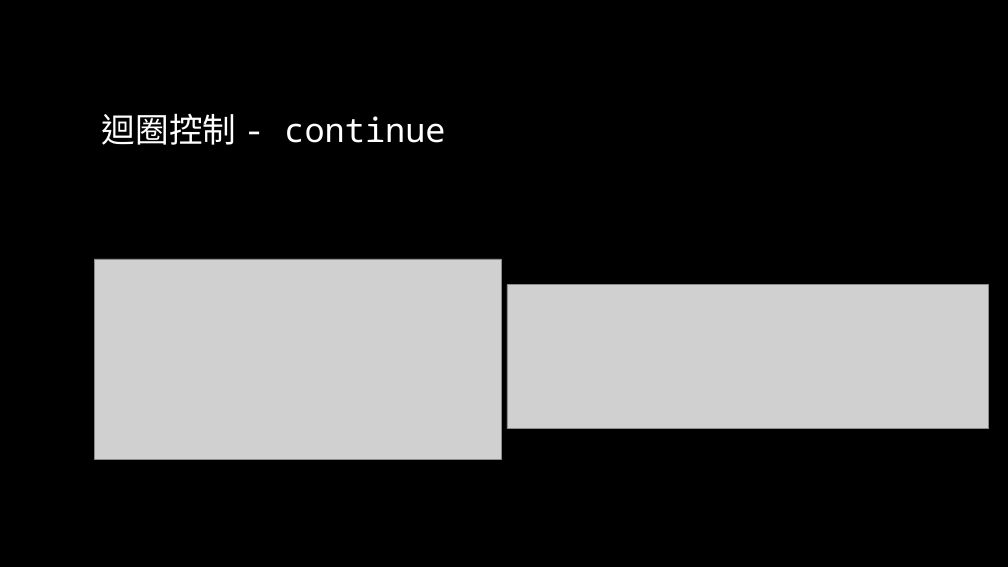
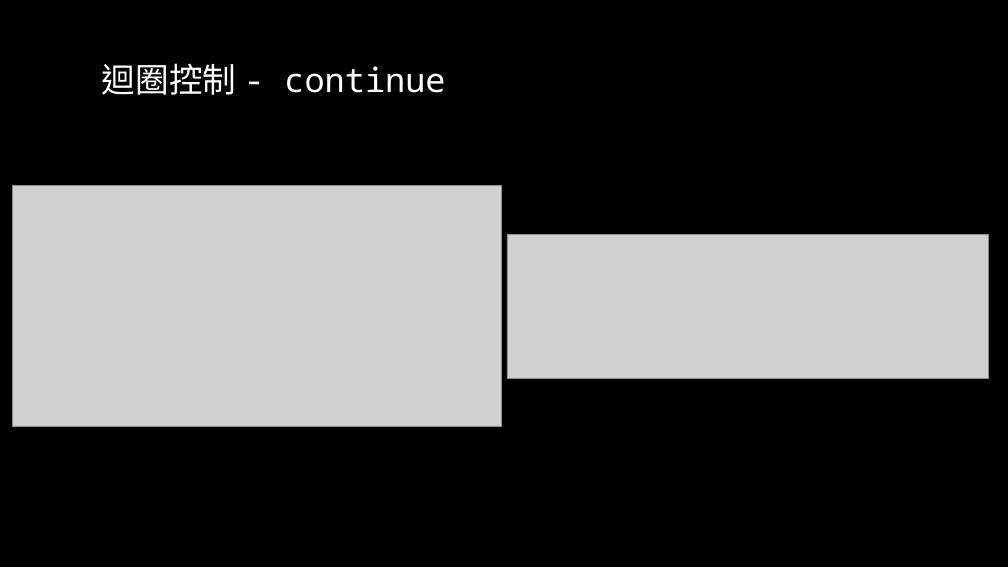
Before and after one commit to liuutin9/2023_summer_camp, a slide deck: slide 15 of 電機_C_Day_2.pptx. Drawn at 1008x567 pixels with LibreOffice and Linux fonts; fonts in the diff are those of the drawing; grey boxes stand for pictures; background and template pictures are left out. Boxes give left, top, right and bottom in pixels: in the first picture for what was removed or moved away, otherwise in the second. Text is boxed around its words. In the diff, an @@ line names an element or a change of style, - is before the commit and + after.

```diff
--- a/電機_C_Day_2.pptx
+++ b/電機_C_Day_2.pptx
@@ title "迴圈控制 - continue": place and size @@
-title "迴圈控制 - continue" at bbox=[102, 113, 445, 145]
+title "迴圈控制 - continue" at bbox=[102, 63, 445, 95]
@@ picture: place and size @@
-picture at bbox=[95, 259, 501, 460]
+picture at bbox=[12, 185, 501, 426]
@@ picture: place and size @@
-picture at bbox=[507, 285, 989, 429]
+picture at bbox=[507, 235, 989, 379]
```
Also in this commit, not shown: 30 other slides changed.
